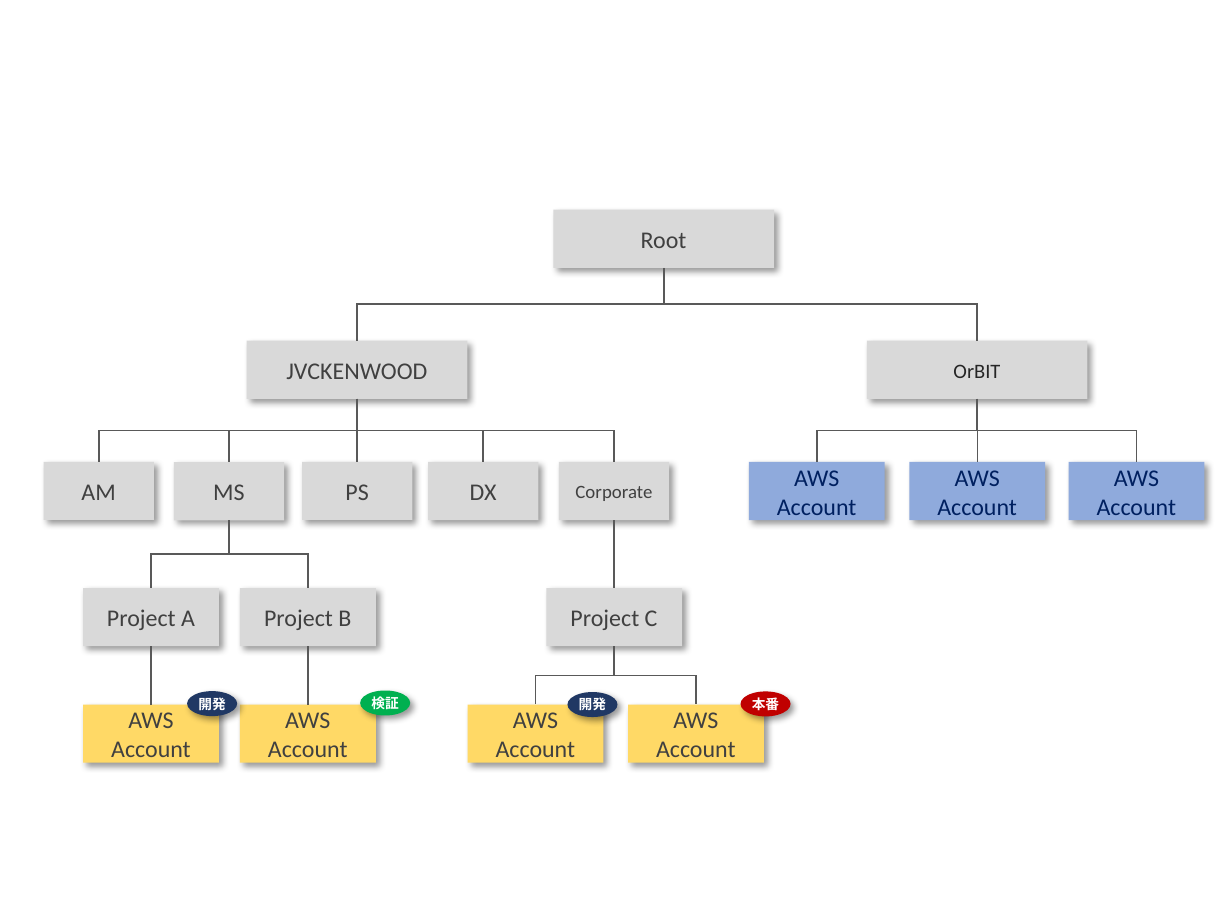
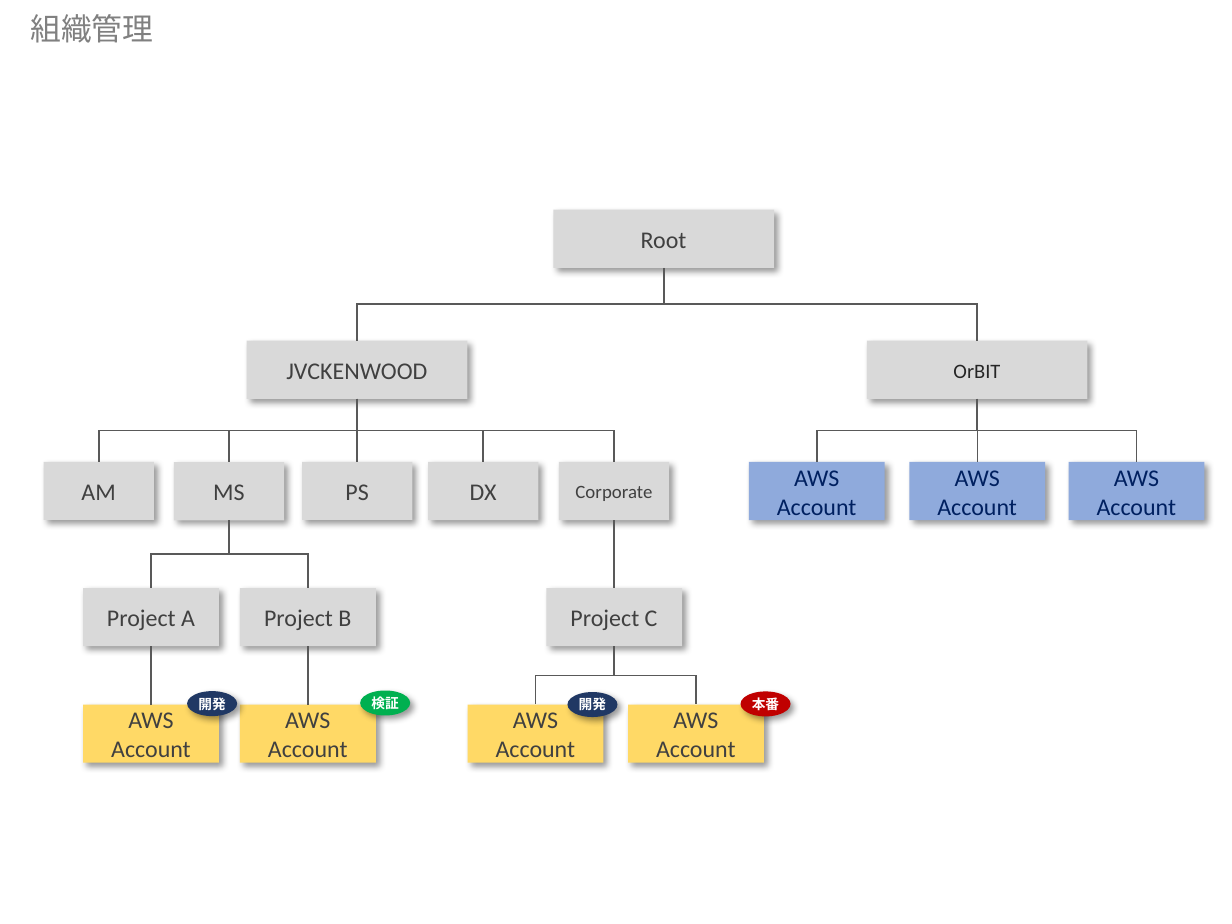
Before and after one commit to shimizu-jkc/orbit-portal-frontend, a slide deck: slide 9 of figure/orbit_figure.pptx. Drawn at 1232x924 pixels with LibreOffice and Linux fonts; fonts in the diff are those of the drawing. Boxes give left, top, right and bottom in pixels: in the first picture for what was removed or moved away, otherwise in the second. Text is boxed around its words. In the diff, an @@ line names an element or a change of style, - is before the commit and + after.

```diff
--- a/figure/orbit_figure.pptx
+++ b/figure/orbit_figure.pptx
@@ text added at bbox=[30, 14, 153, 43], 18 pt, text #808080 @@
+組織管理
```
Also in this commit, not shown: 3 other slides changed, 2 slides added, 1 slide removed.
